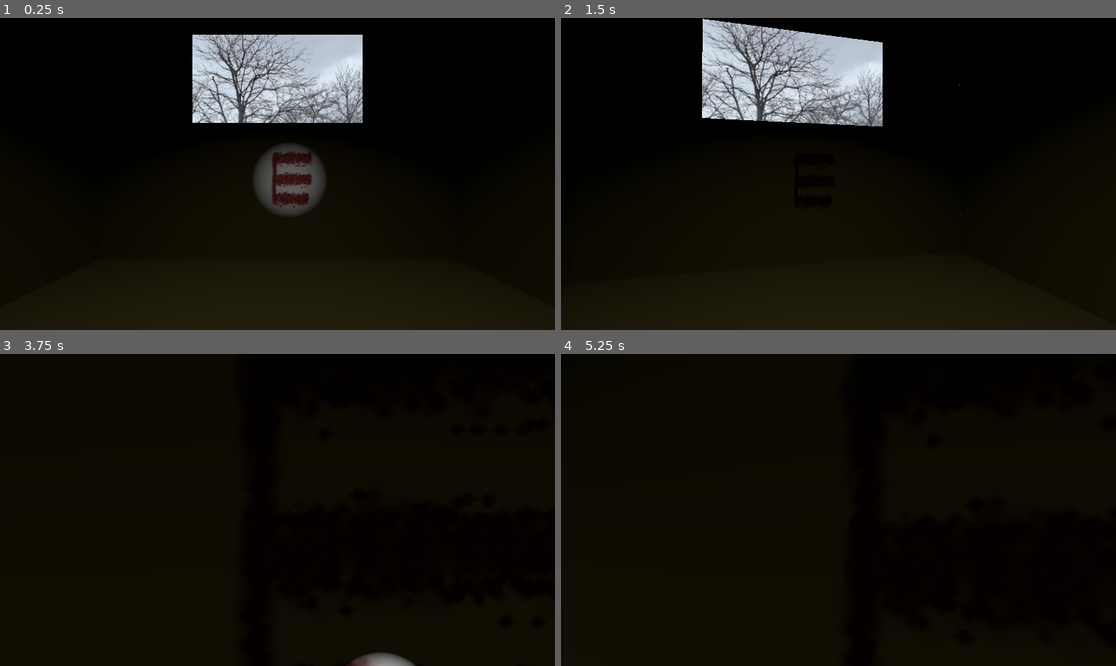
Above: before the commit, frames 1-4 (two rows, left to right).
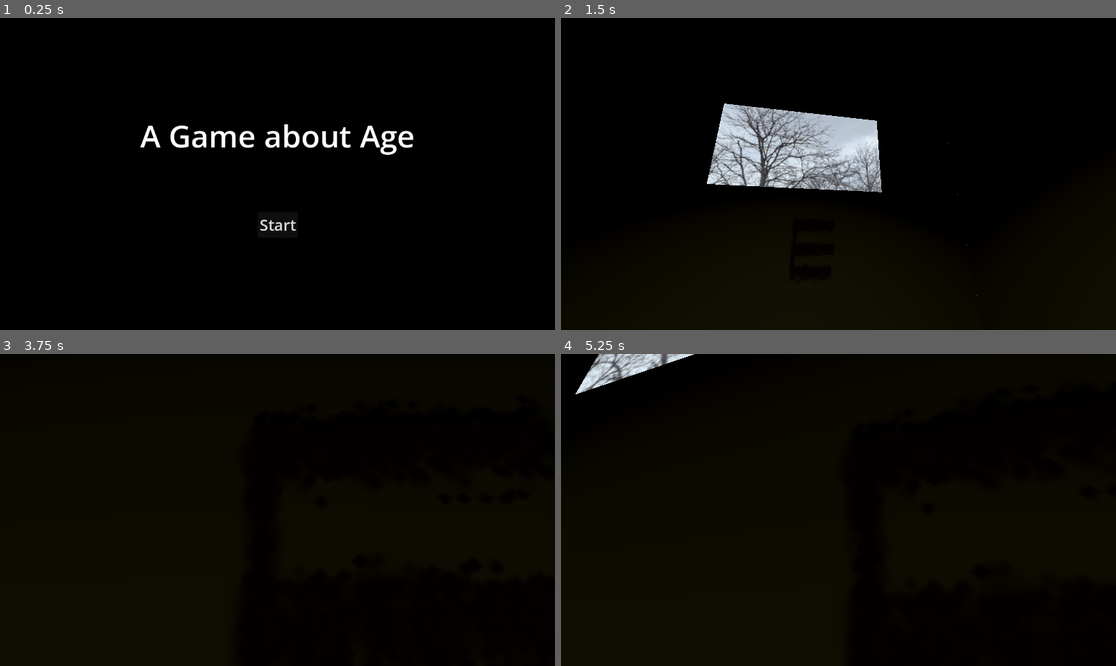
Above: after the commit, the same moments.

Repository: Nawreua/pizza-doggy-jam-4
Game: Godot game, scene res://scenes/title/title.tscn
Same seed, same stepped clock (60 frames per second), same inputs: the game is played once before the commit and once after it. Before the commit the project starts from res://levels/room213/room213.tscn. Video files are missing from this copy of the repository; at most half a second of black plays in their place. Sound files missing from this copy of the repository are replaced by a short silence.
Inputs (mouse positions are in pixels of both pictures, inside the frame that each line leads up to):
- Up to frame 1 (0.25 s): no input
- Up to frame 2 (1.5 s): click (838, 223) at 0.5 s, where only the run after the commit has a clickable "Start"; tap Enter at 1.25 s; move the mouse to (866, 174) at 1.27 s; hold W (move_forward) from 1.28 s (still down); hold E (action_light) from 1.28 s (still down)
- Up to frame 3 (3.75 s): keep holding W (move_forward); move the mouse to (249, 510) at 2.02 s; release E (action_light) at 2.03 s; tap E (action_light) at 2.1, 3.6 s; move the mouse to (288, 503) at 2.77 s; hold E (action_light) 2.78-3.53 s; tap Space at 3.5 s; move the mouse to (271, 516) at 3.52 s
- Up to frame 4 (5.25 s): keep holding W (move_forward); tap Enter at 4.25 s; move the mouse to (877, 513) at 4.27 s; hold E (action_light) 4.28-5.03 s; tap Space at 5 s; move the mouse to (794, 506) at 5.02 s; tap E (action_light) at 5.1 s

The runs differ from the first frame. In frame 1, 27% of the frame differs, in the area x 0-100%, y 5-100%; in frame 2, 16%; in frame 3, 0.4%; in frame 4, 1.1%.

Commit message:
levels: add starting scene and change ending video

Diff:
--- a/project.godot
+++ b/project.godot
@@ -11,9 +11,13 @@
 [application]
 
 config/name="PizzaDoggyJam2026"
-run/main_scene="uid://3kw4i2con0fx"
+run/main_scene="uid://c1rxdbaekijpa"
 config/features=PackedStringArray("4.6", "GL Compatibility")
 config/icon="res://icon.svg"
+
+[display]
+
+window/size/mode=3
 
 [input]
 
--- /dev/null
+++ b/scenes/title/title.gd
@@ -0,0 +1,5 @@
+extends Control
+
+func _on_button_pressed() -> void:
+	Input.mouse_mode = Input.MOUSE_MODE_CAPTURED
+	get_tree().change_scene_to_file("res://levels/room213/room213.tscn")
--- /dev/null
+++ b/scenes/title/title.tscn
@@ -0,0 +1,70 @@
+[gd_scene format=3 uid="uid://c1rxdbaekijpa"]
+
+[ext_resource type="Script" uid="uid://b0dsgamd0ccxn" path="res://scenes/title/title.gd" id="1_5vtrw"]
+
+[sub_resource type="SystemFont" id="SystemFont_i23br"]
+
+[sub_resource type="LabelSettings" id="LabelSettings_5vtrw"]
+font = SubResource("SystemFont_i23br")
+font_size = 64
+
+[node name="Title" type="Control" unique_id=1992594536]
+layout_mode = 3
+anchors_preset = 15
+anchor_right = 1.0
+anchor_bottom = 1.0
+grow_horizontal = 2
+grow_vertical = 2
+script = ExtResource("1_5vtrw")
+
+[node name="ColorRect" type="ColorRect" parent="." unique_id=850828054]
+layout_mode = 1
+anchors_preset = 15
+anchor_right = 1.0
+anchor_bottom = 1.0
+grow_horizontal = 2
+grow_vertical = 2
+color = Color(0, 0, 0, 1)
+
+[node name="Container" type="Control" parent="." unique_id=904133818]
+layout_mode = 1
+anchors_preset = 15
+anchor_right = 1.0
+anchor_bottom = 1.0
+grow_horizontal = 2
+grow_vertical = 2
+
+[node name="Label" type="Label" parent="Container" unique_id=1471637553]
+z_index = 1
+layout_mode = 1
+anchors_preset = 8
+anchor_left = 0.5
+anchor_top = 0.5
+anchor_right = 0.5
+anchor_bottom = 0.5
+offset_left = -285.0
+offset_top = -124.0
+offset_right = 285.0
+offset_bottom = -36.0
+grow_horizontal = 2
+grow_vertical = 2
+text = "A Game about Age"
+label_settings = SubResource("LabelSettings_5vtrw")
+
+[node name="Button" type="Button" parent="Container" unique_id=1912138273]
+layout_mode = 1
+anchors_preset = 7
+anchor_left = 0.5
+anchor_top = 1.0
+anchor_right = 0.5
+anchor_bottom = 1.0
+offset_left = -41.5
+offset_top = -245.0
+offset_right = 41.5
+offset_bottom = -192.0
+grow_horizontal = 2
+grow_vertical = 0
+theme_override_font_sizes/font_size = 32
+text = "Start"
+
+[connection signal="pressed" from="Container/Button" to="." method="_on_button_pressed"]
Not shown, added: scenes/title/title.gd.uid
Not shown, changed: assets/videos/ending.ogv
